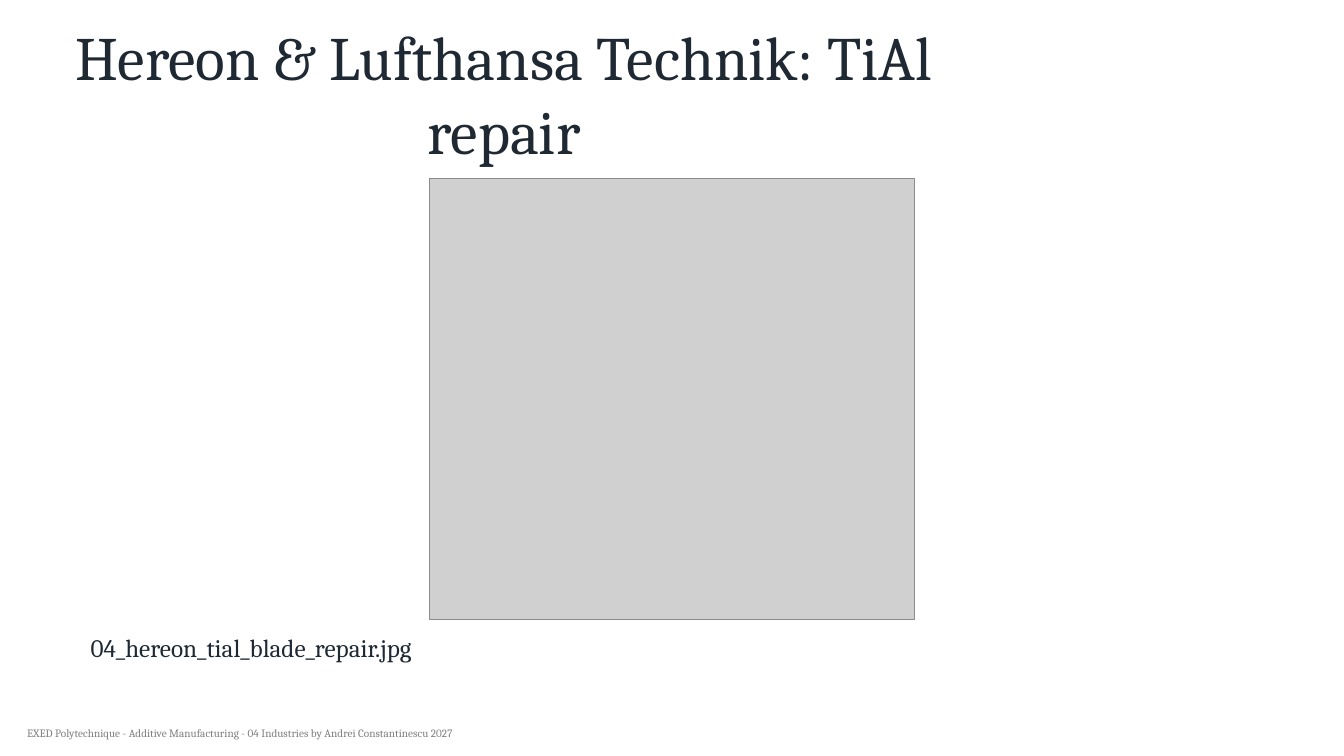
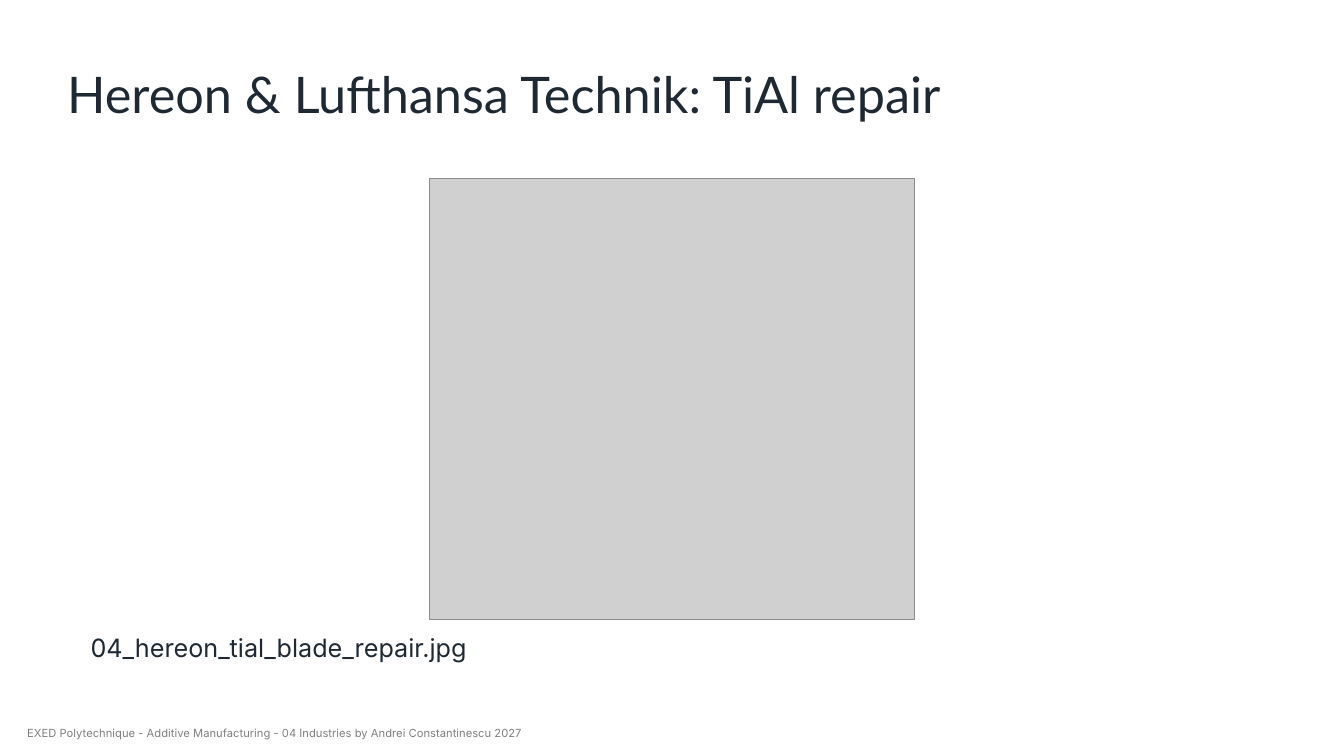
Before and after one commit to aconstant-lms/X-FabAdd, a slide deck: slide 9 of 04_industries/repair/slides/04_am_repair_figures_test.pptx. Drawn at 1344x756 pixels with LibreOffice and Linux fonts; fonts in the diff are those of the drawing; grey boxes stand for pictures. Boxes give left, top, right and bottom in pixels: in the first picture for what was removed or moved away, otherwise in the second. Text is boxed around its words. In the diff, an @@ line names an element or a change of style, - is before the commit and + after.

```diff
--- a/04_industries/repair/slides/04_am_repair_figures_test.pptx
+++ b/04_industries/repair/slides/04_am_repair_figures_test.pptx
@@ title "Hereon & Lufthansa Technik: TiAl ..." at bbox=[67, 76, 941, 122]: size 44 to 36 pt, font Cambria to Lato @@
@@ text "04_hereon_tial_blade_repair.jpg" at bbox=[91, 638, 467, 662]: font Cambria to Inter @@
@@ text "EXED Polytechnique - Additive Manufacturing ..." at bbox=[27, 728, 521, 740]: font Cambria to Inter @@
```
Also in this commit, not shown: 14 other slides changed, 12 other files.
